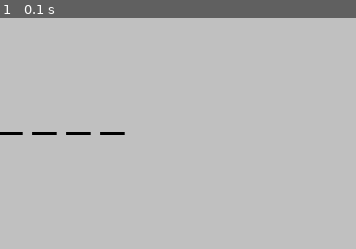
Above: before the commit, frame 1.
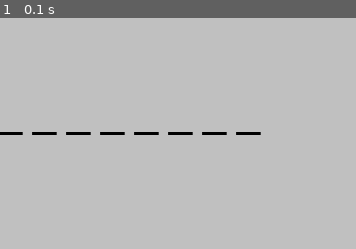
Above: after the commit, the same moment.

Repository: SahilSayani/pygame_hangman
Game: pygame game, started from hangman python/hangman.py
Two runs of this game, one before a commit and one after it. Both use one fixed random seed, a clock stepped at 60 frames per second and the inputs below.
Inputs:
- Up to frame 1 (0.1 s): no input
The pictures show only the part of the screen within x 50-100%, y 23-73%; the shares and areas given below are measured in that part.

The runs differ from the first frame. In frame 1, 0.4% of the frame differs, in the area x 37-74%, y 49-51%.

Commit message:
Update hangman.py

Diff:
--- a/hangman python/hangman.py
+++ b/hangman python/hangman.py
@@ -32,7 +32,7 @@
 
 #setup game variables
 hangman_status=0 # tells us which image we wanna draw on the output screen
-words=["SAHIL","PYTHON","APEX","KARTIKA","UMAIMA","YASH","AISHWARYA","HRISHIK","PYGAME"]
+words=["SAHIL","PYTHON","APEKSHA","KARTIKA","SWARANGI","UMAIMA","YASH","AISHWARYA","HRISHIK","PYGAME","ENGINEER","PROGRAM","ASSIGNMENT","JAY","GAURAV","AANCHAL"]
 WORD=random.choice(words) #keyword
 guessed=[] #repr. letters guessed by the user so far
 
